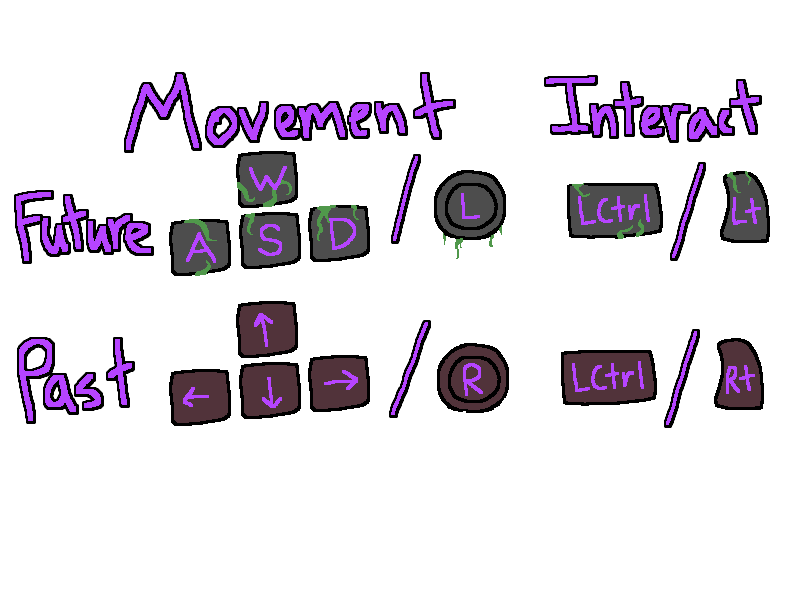
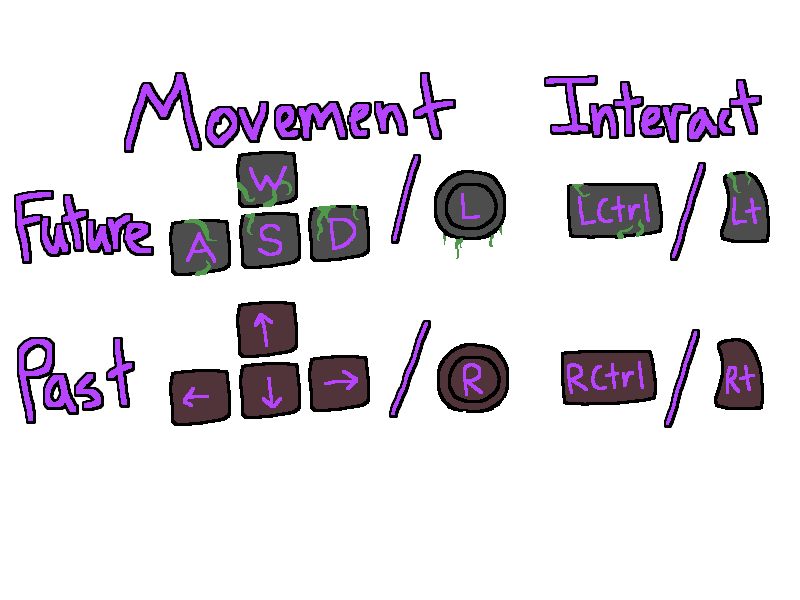
The second 800×600 image is a revision of the first. Changes to its layers:
painted on "all #1" over [567, 363, 590, 394]
